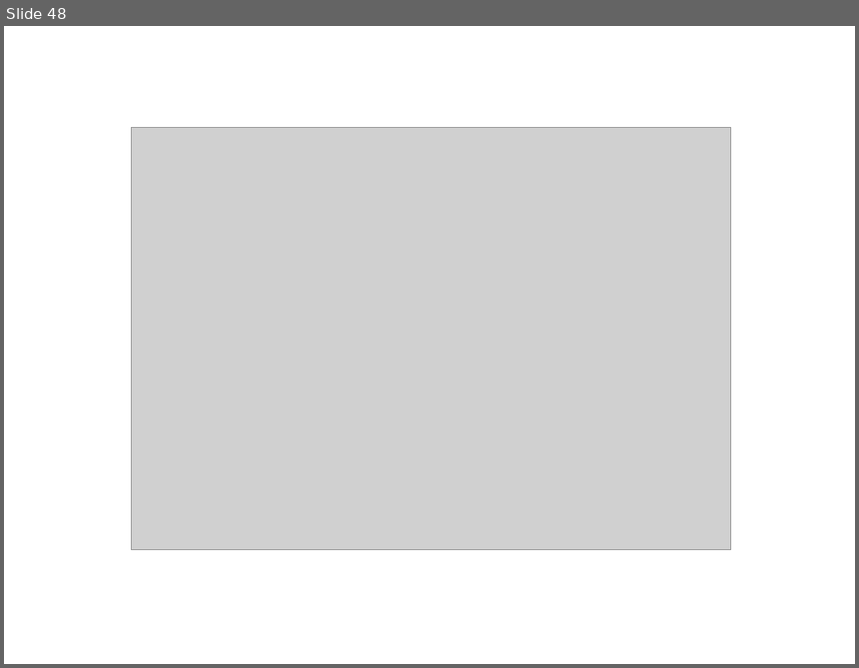
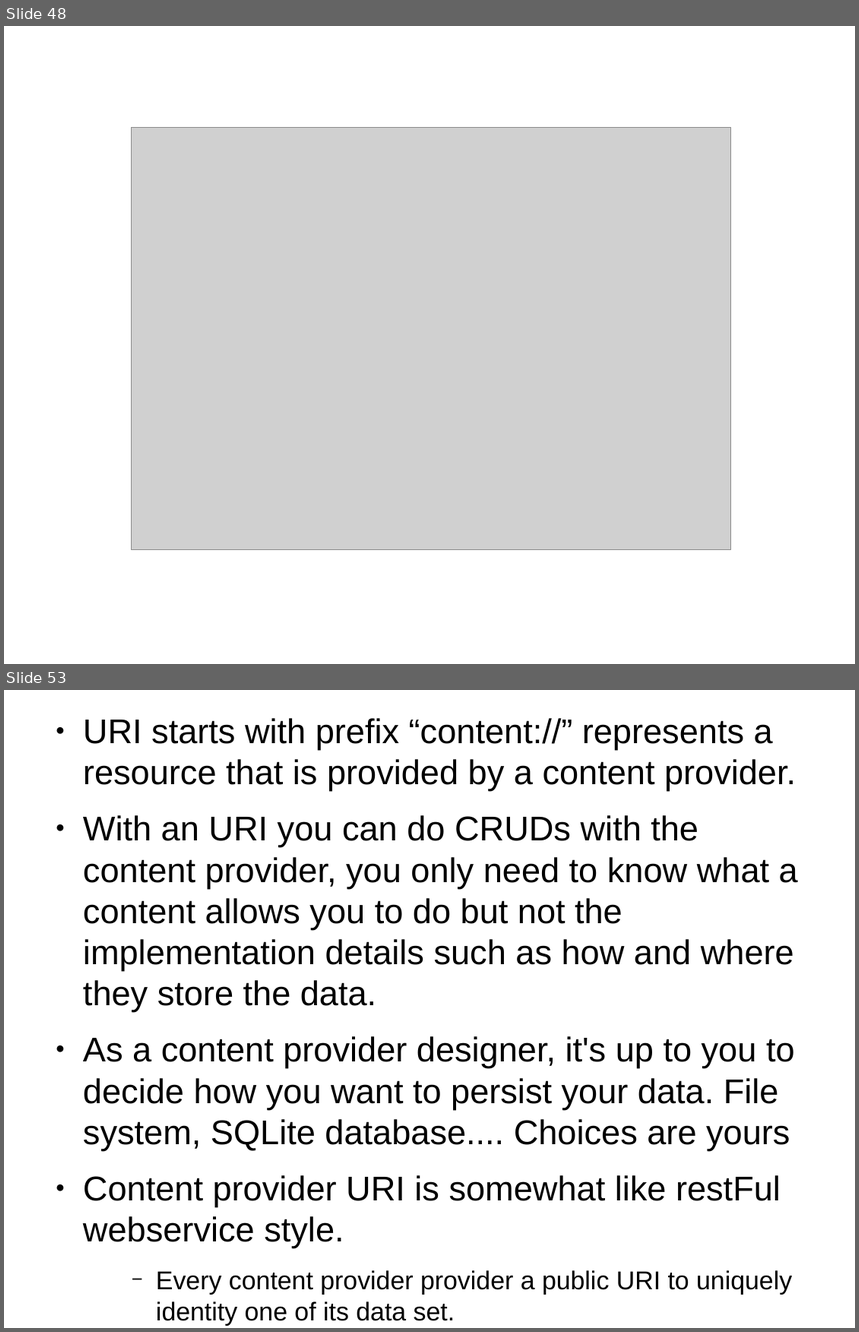
Before and after one commit to thegreatdao/testa, a slide deck: assets/android2.odp. Shown one above the other, each under a label of ours: slide 48 before the commit, slides 48 and 53 after it; the slides between them are not shown. The pictures are 859x668 and 859x1332 pixels, drawn with LibreOffice and Linux fonts; fonts in the diff are those of the drawing; grey boxes stand for pictures. Boxes give left, top, right and bottom in pixels: in the first picture for what was removed or moved away, otherwise in the second. Text is boxed around its words. In the diff, an @@ line names an element or a change of style, - is before the commit and + after.

```diff
--- a/assets/android2.odp
+++ b/assets/android2.odp
@@ slide 53 added at (x1=4, y1=690, x2=855, y2=1328), background #FFFFFF @@
@@ text added at (x1=83, y1=718, x2=798, y2=1322), 32 pt, text #000000 @@
+● URI starts with prefix “content://” represents a resource that is provided by a content provider.
+● With an URI you can do CRUDs with the content provider, you only need to know what a content allows you to do but not the implementation details such as how and where they store the data.
+● As a content provider designer, it's up to you to decide how you want to persist your data. File system, SQLite database.... Choices are yours
+● Content provider URI is somewhat like restFul webservice style.
+    − Every content provider provider a public URI to uniquely identity one of its data set.
```
Also in this commit, not shown: 5 other slides added, 2 other files.
